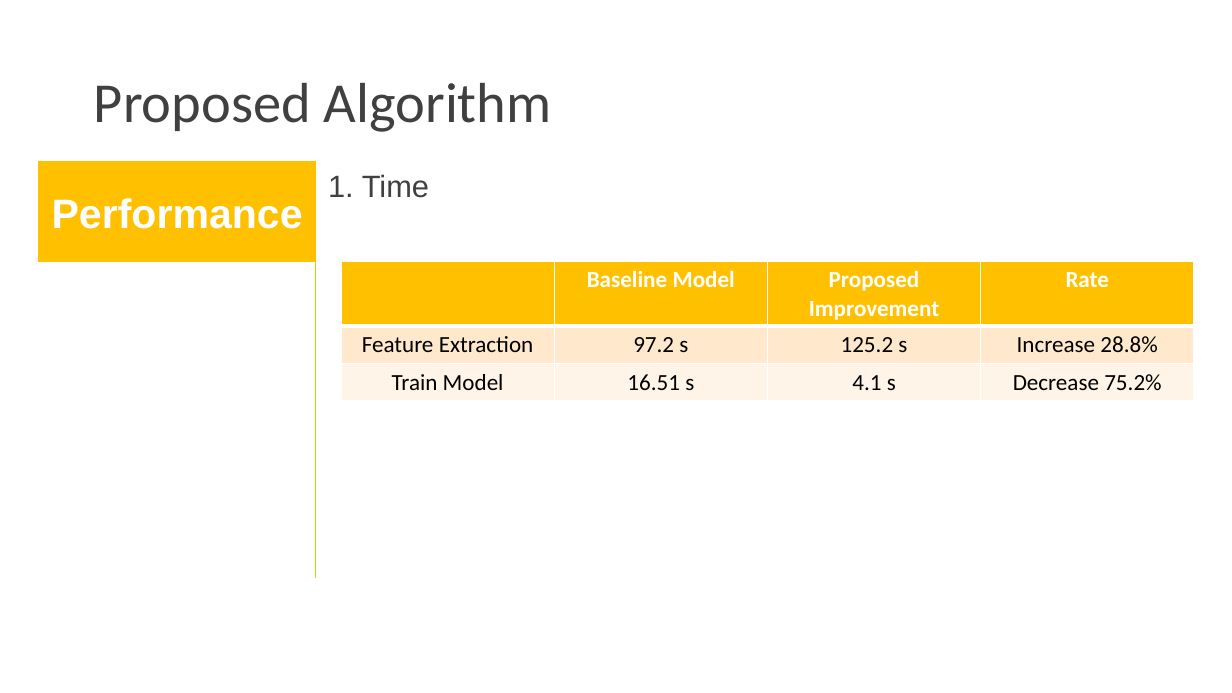
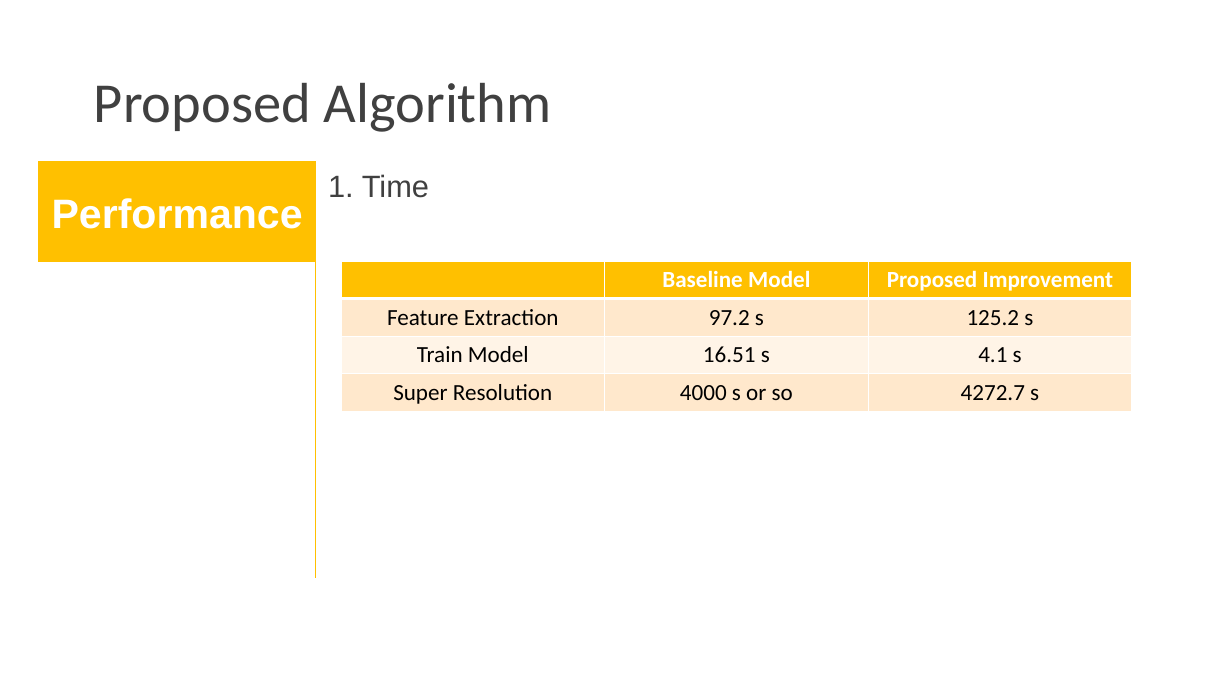
Before and after one commit to TZstatsADS/Fall2018-Proj3-Sec2-grp9, a slide deck: slide 6 of doc/Group9Pre.pptx (slide 7 before the commit). Drawn at 1232x693 pixels with LibreOffice and Linux fonts; fonts in the diff are those of the drawing. Boxes give left, top, right and bottom in pixels: in the first picture for what was removed or moved away, otherwise in the second. Text is boxed around its words. In the diff, an @@ line names an element or a change of style, - is before the commit and + after.

```diff
--- a/doc/Group9Pre.pptx
+++ b/doc/Group9Pre.pptx
@@ table at (341, 262, 1131, 411) @@
- | Baseline Model | Proposed Improvement | Rate
-Feature Extraction | 97.2 s | 125.2 s | Increase 28.8%
-Train Model | 16.51 s | 4.1 s | Decrease 75.2%
+ | Baseline Model | Proposed Improvement
+Feature Extraction | 97.2 s | 125.2 s
+Train Model | 16.51 s | 4.1 s
+Super Resolution | 4000 s or so | 4272.7 s
@@ table: place and size @@
-table at (341, 262, 1195, 401)
+table at (341, 262, 1131, 411)
```
Also in this commit, not shown: 3 other slides changed, 1 slide removed.
